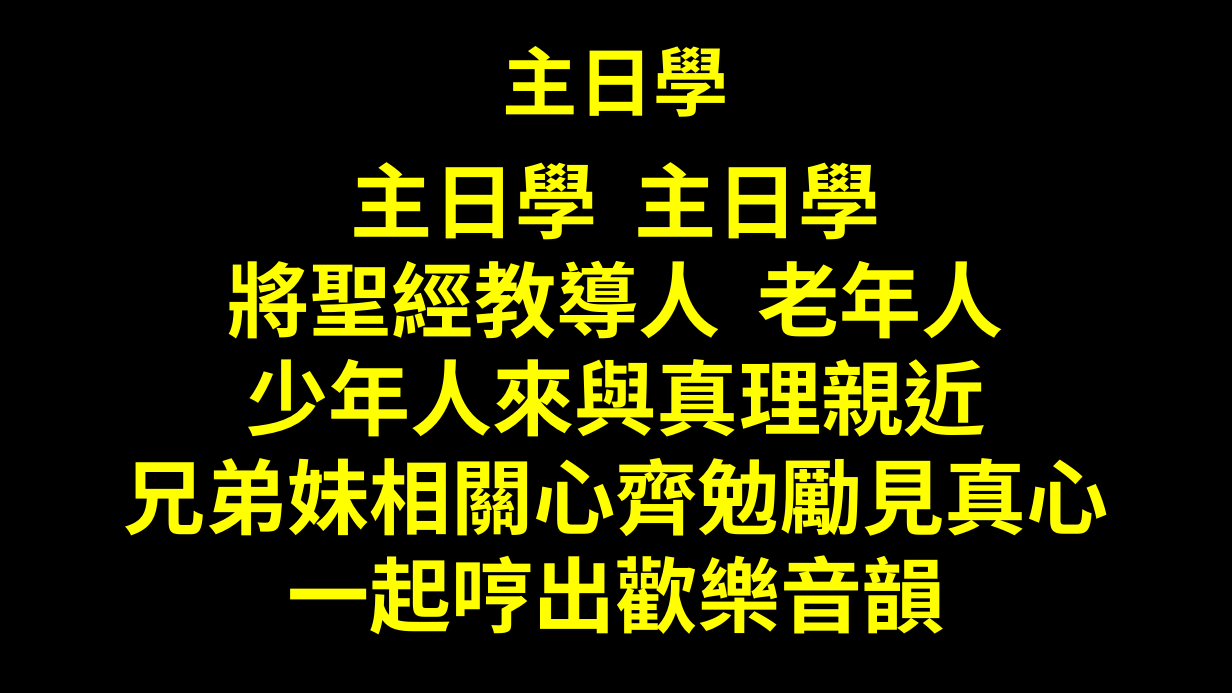
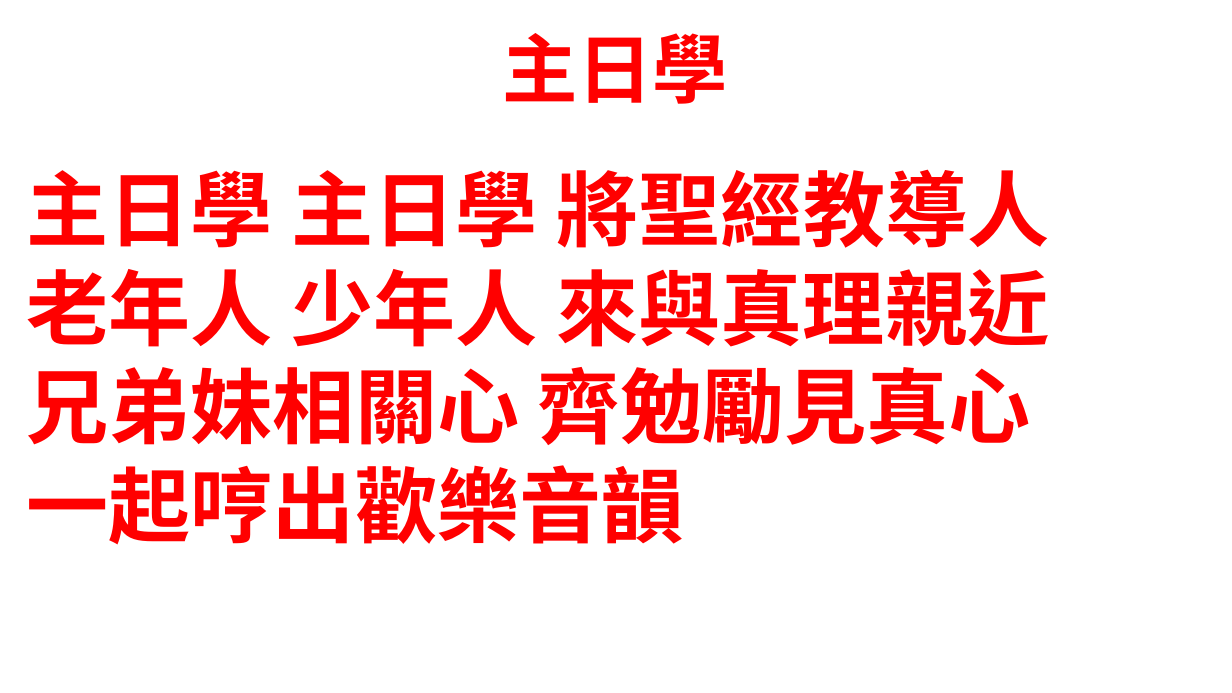
Before and after one commit to batisuoc/bible-school, a slide deck: slide 1 of 主日學.pptx. Drawn at 1232x693 pixels with LibreOffice and Linux fonts; fonts in the diff are those of the drawing; background and template pictures are left out. Boxes give left, top, right and bottom in pixels: in the first picture for what was removed or moved away, otherwise in the second. Text is boxed around its words. In the diff, an @@ line names an element or a change of style, - is before the commit and + after.

Commit message:
Update ppts

```diff
--- a/主日學.pptx
+++ b/主日學.pptx
@@ background #000000 to picture (left out) @@
@@ text "主日學": place and size @@
-text "主日學" at [503,46,729,117]
+text "主日學" at [502,33,728,104]
@@ text "主日學" at [502,33,728,104]: text colour #FFFF00 to #FF0000 @@
@@ text "主日學 主日學 將聖經教導人": place and size @@
-text "主日學 主日學 將聖經教導人" at [123,162,1108,635]
+text "主日學 主日學 將聖經教導人" at [27,169,1050,545]
@@ text at [27,169,1050,445]: text changed; text colour #FFFF00 to #FF0000 @@
-主日學 主日學
-將聖經教導人 老年人
-少年人來與真理親近
-兄弟妹相關心齊勉勵見真心
+主日學 主日學 將聖經教導人
+老年人 少年人 來與真理親近
+兄弟妹相關心 齊勉勵見真心
@@ text at [27,465,684,545]: text colour #FFFF00 to #FF0000 in "一起哼出歡樂音韻"; alignment centre to left @@
```
Also in this commit, not shown: 1 other slide changed, 1 slide added.
